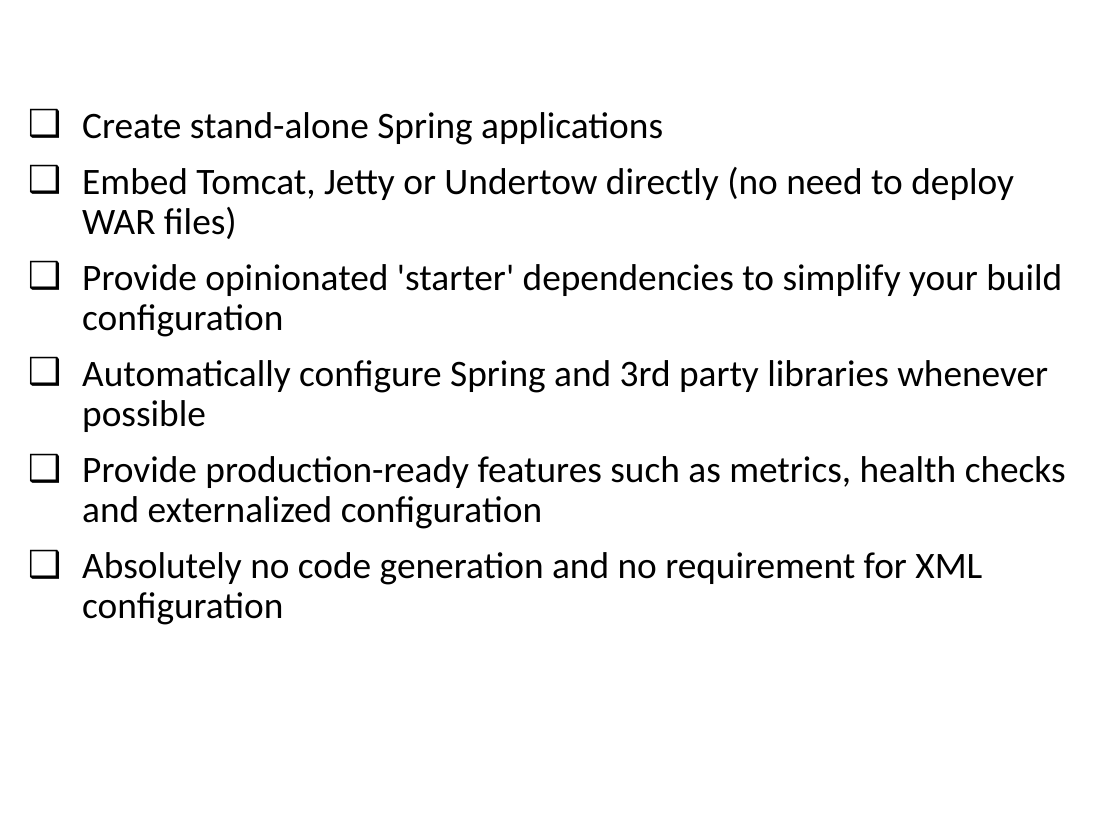
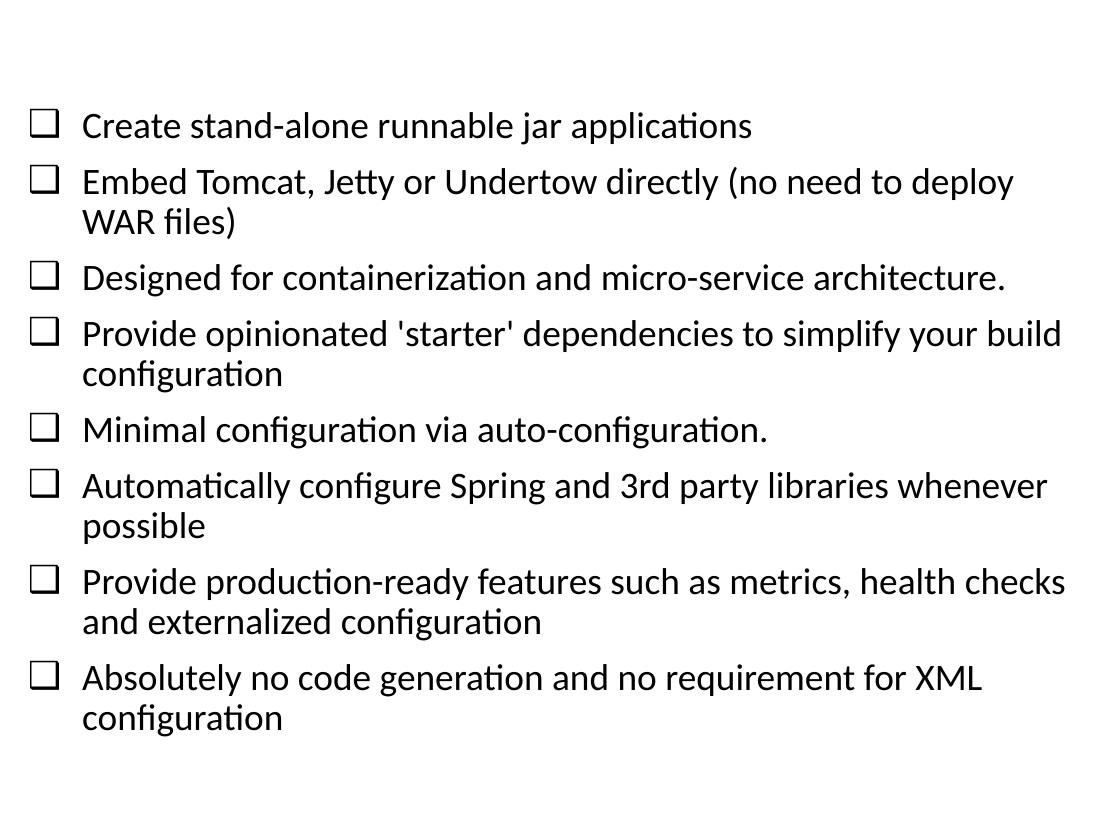
Before and after one commit to vishalrangras/spring-boot-sample, a slide deck: slide 4 of Developing with Spring Boot.pptx (slide 3 before the commit). Drawn at 1120x840 pixels with LibreOffice and Linux fonts; fonts in the diff are those of the drawing; background and template pictures are left out. Boxes give left, top, right and bottom in pixels: in the first picture for what was removed or moved away, otherwise in the second. Text is boxed around its words. In the diff, an @@ line names an element or a change of style, - is before the commit and + after.

```diff
--- a/Developing with Spring Boot.pptx
+++ b/Developing with Spring Boot.pptx
@@ text at [82,112,753,145]: text changed @@
-❑ Create stand-alone Spring applications
+❑ Create stand-alone runnable jar applications
@@ text at [82,264,1006,297]: paragraph added @@
+❑ Designed for containerization and micro-service architecture.
@@ text at [82,416,769,449]: paragraph added @@
+❑ Minimal configuration via auto-configuration.
```
Also in this commit, not shown: 5 other slides changed, 23 slides added, 13 slides removed.
